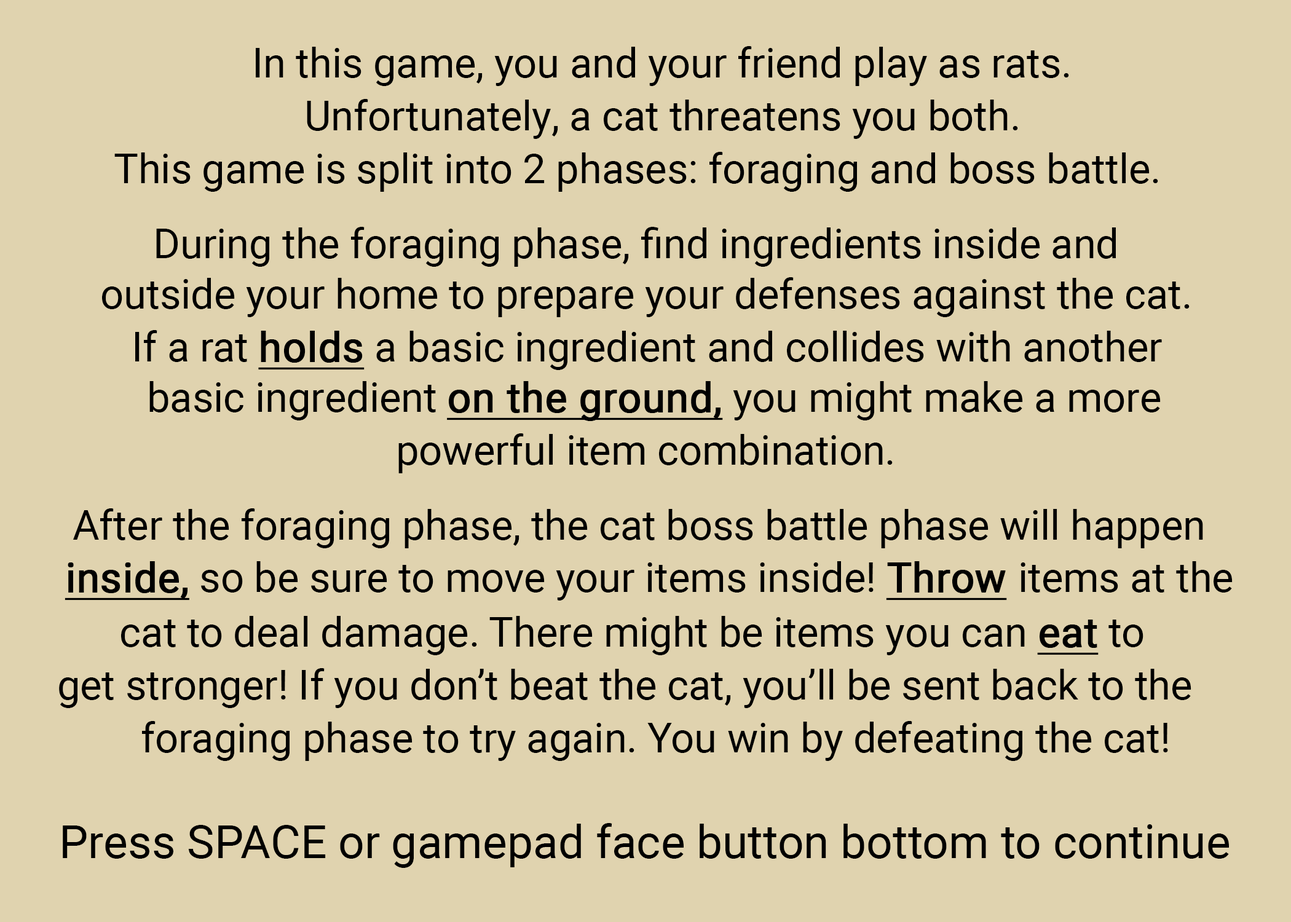
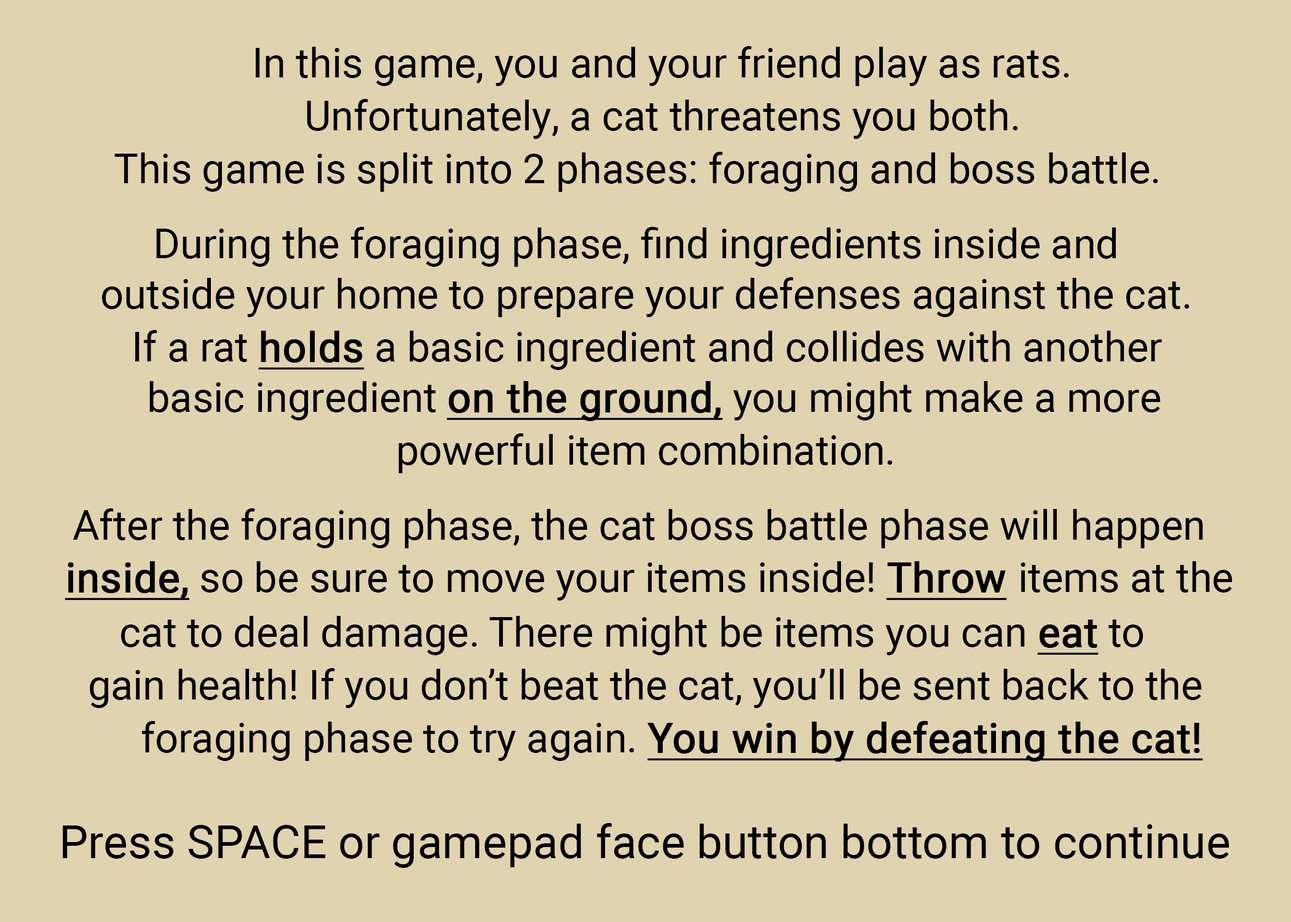
Layered file, before and after one edit (1291x922). Changes by layer:
painted on "foraging phase to try again. You win by defeating the cat!" over [647, 721, 1204, 762]
renamed "get stronger! If you don’t beat the cat, you’ll be sent back to" to "gain health! If you don’t beat the cat, you’ll be sent back to", painted on it over [59, 668, 1203, 709]
